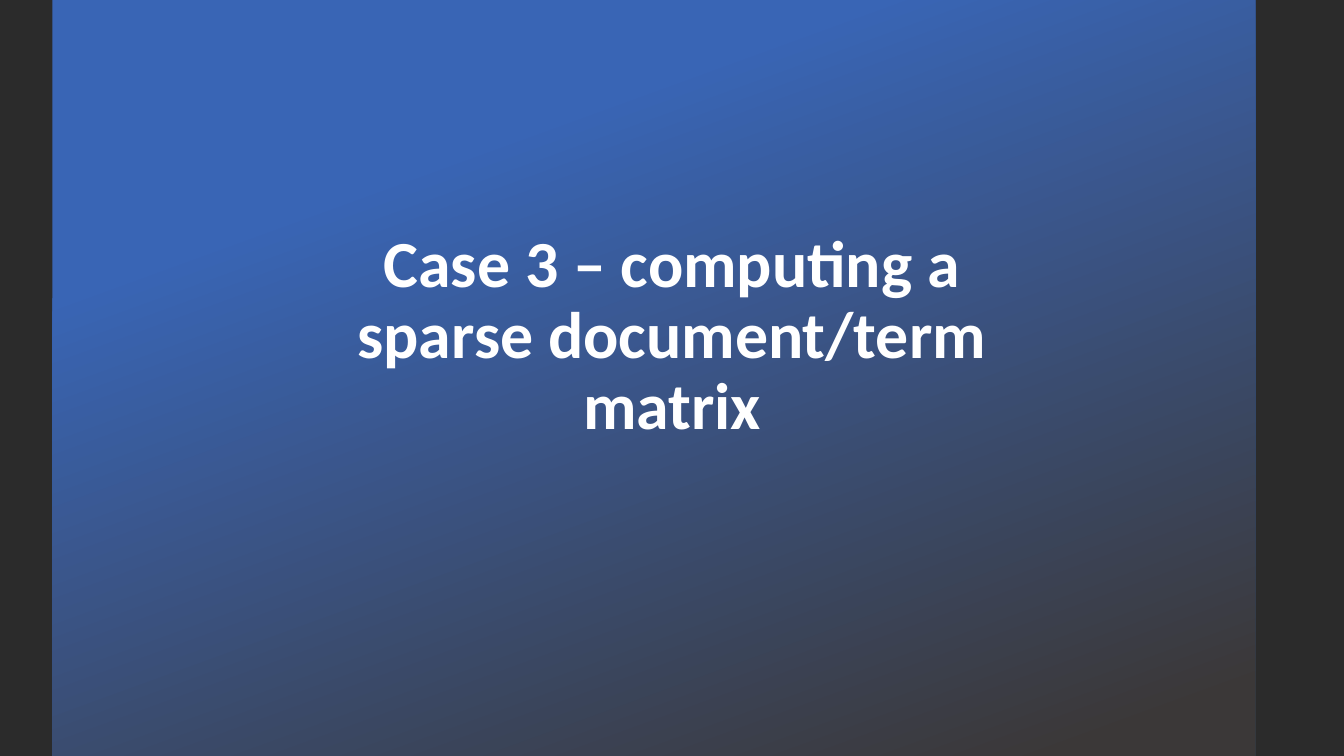
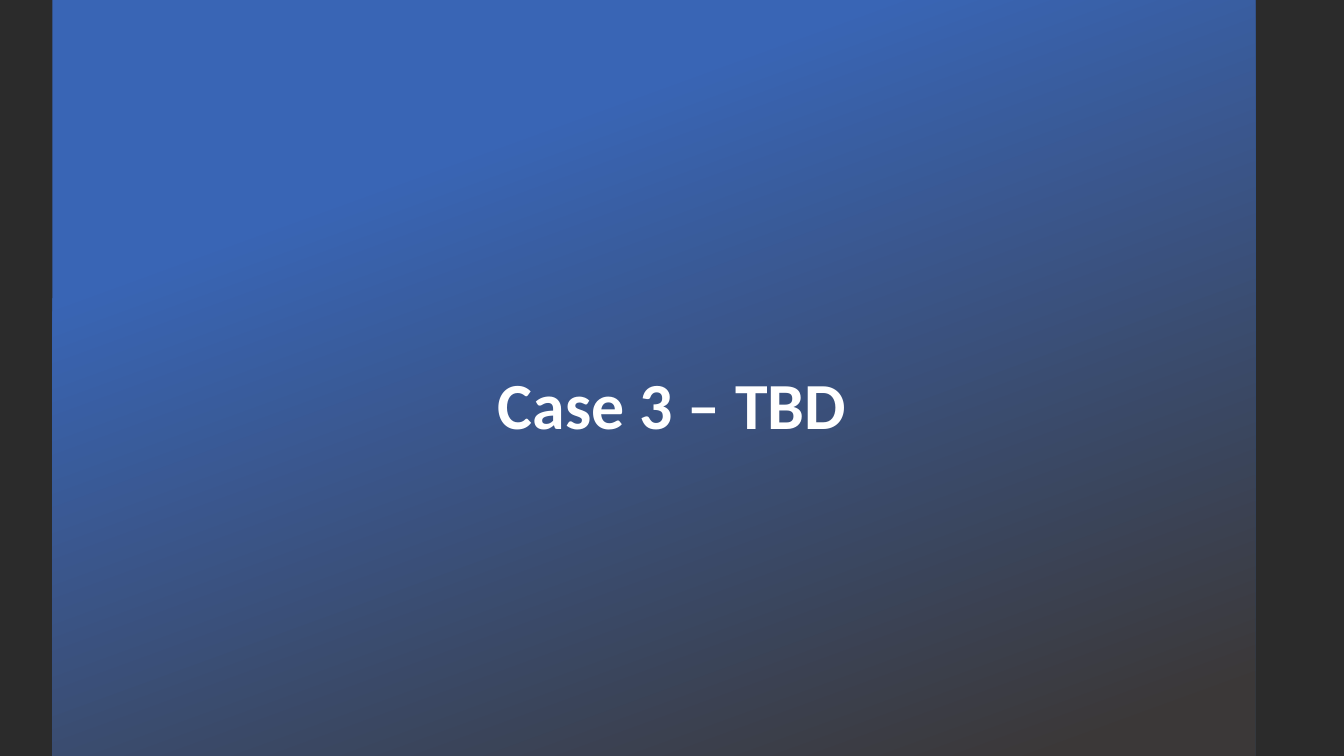
Before and after one commit to andreplima/BoT-in-Python, a slide deck: slide 9 of BoT in Python.pptx (slide 8 before the commit). Drawn at 1344x756 pixels with LibreOffice and Linux fonts; fonts in the diff are those of the drawing; background and template pictures are left out; a plain dark background stands for a picture behind light text. Boxes give left, top, right and bottom in pixels: in the first picture for what was removed or moved away, otherwise in the second. Text is boxed around its words. In the diff, an @@ line names an element or a change of style, - is before the commit and + after.

Commit message:
added case2 under python 3.6

```diff
--- a/BoT in Python.pptx
+++ b/BoT in Python.pptx
@@ text at (498, 386, 846, 430): text changed @@
-Case 3 – computing a sparse document/term matrix
+Case 3 – TBD
```
Also in this commit, not shown: 4 other slides changed, 2 slides added, 1 slide removed, 6 other files.
